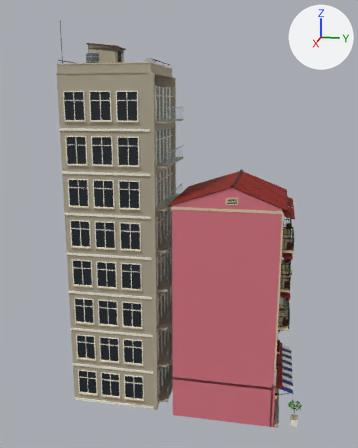
Renders of the FBX model Assets/PhoViet/Art/Streets/PV_StreetShop04.fbx from each side of a commit.
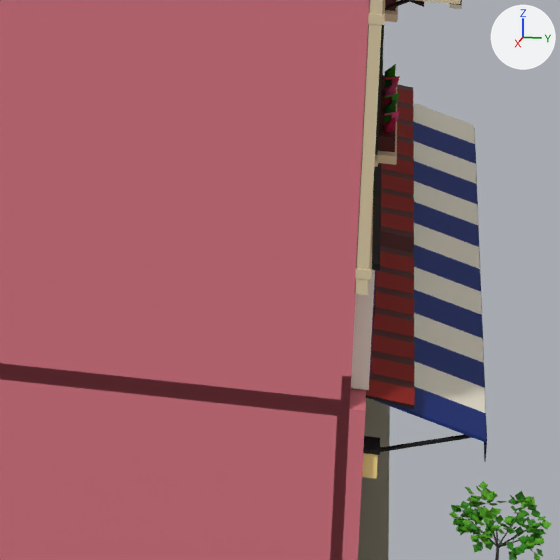
Each version appears first whole from a camera (50 mm lens) standing at (38.6, 3.5, 24.4) and looking at (0.2, -4.2, 14.9), and next in a close-up on the part from 62% to 85% of the width and 74% to 92% of the height. The axes (+X, +Y, +Z) are drawn at upper right. The lights are the same throughout. The first two pictures are the older version. Objects named as collision shapes, trigger or cutter boxes, shadow casters or lower levels of detail are left out. Where no turn or scale is listed for an object, it has been applied to the vertices. Vertices at exactly the same position are counted once.

Names of what the first close-up shows: 'PV_StreetShop04_LOD0'.
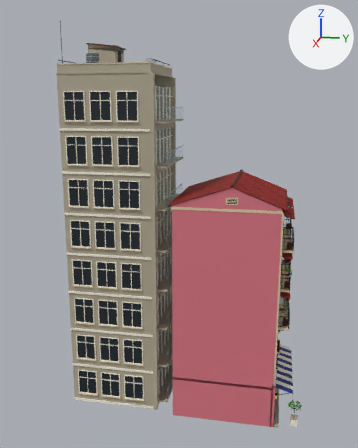
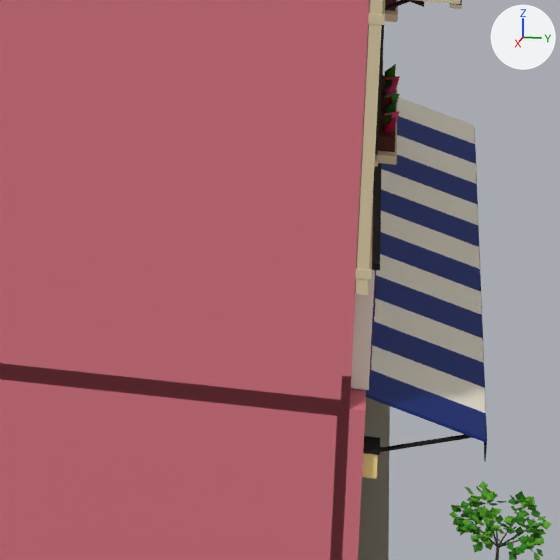
What changed in the scene script:
```text
Change me_pv_streetshop04_lod0:
    used by ob_pv_streetshop04_lod0; location = (0.0, 0.0, 0.0)
    remove me_pv_streetshop04_lod0.from_pydata(...)  # 25568 vertices, 17335 faces; spans x -4.3..4.3, y -12.5..6.2, z 0.0..30.1
    add me_pv_streetshop04_lod0.from_pydata(...)  # 25478 vertices, 17281 faces; spans x -4.3..4.3, y -12.5..6.2, z 0.0..30.1
    me_pv_streetshop04_lod0 part 1: the loose piece of 90 vertices spanning x -3.8..3.8, y 3.9..4.6, z 3.1..3.3 is deleted
```

Location of each change, (x1, y1, x2, y2) in pixels of the close-ups (560 x 560 px):
part 1 of me_pv_streetshop04_lod0, deleted
    before: (366, 85, 415, 409)
